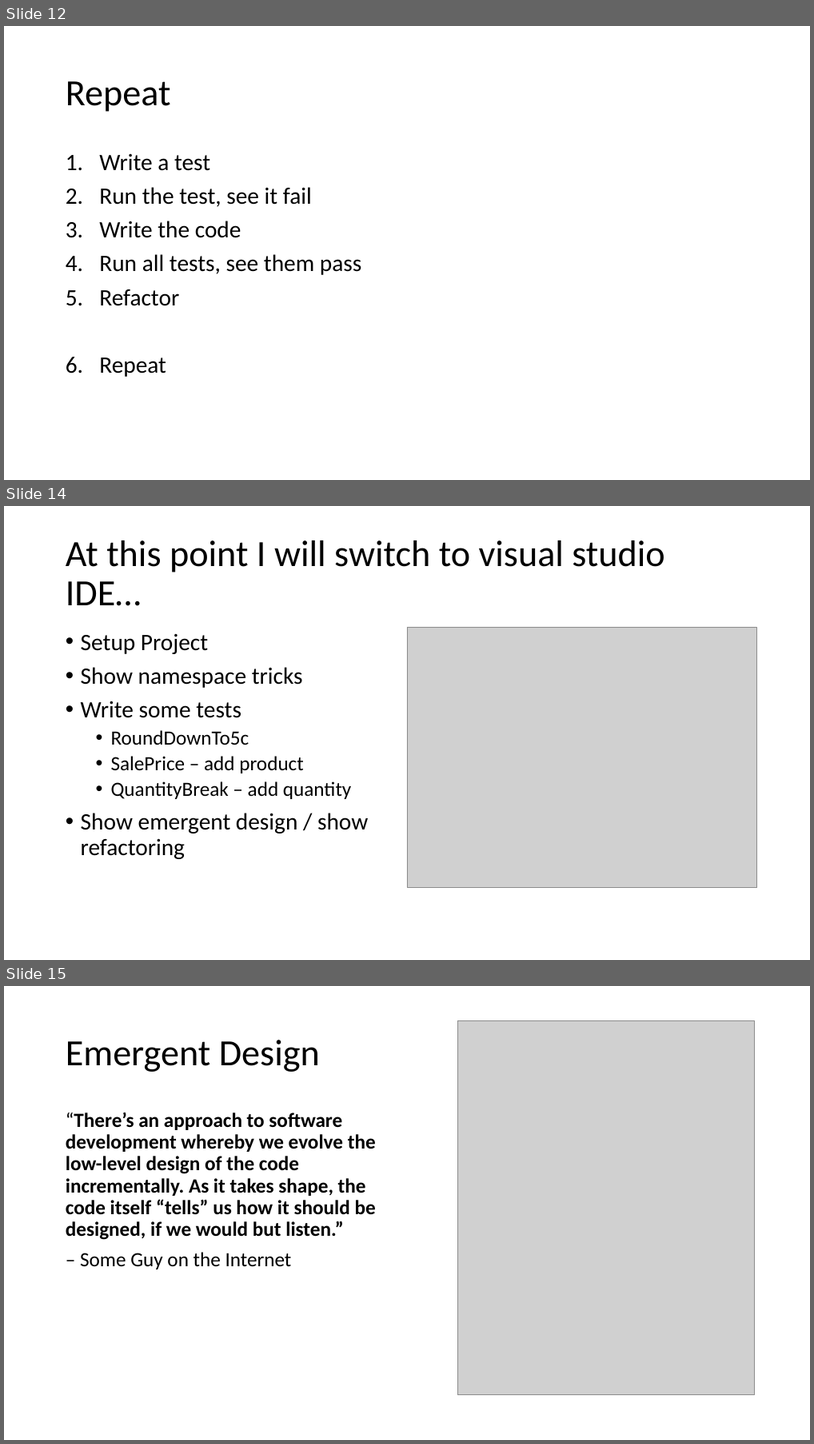
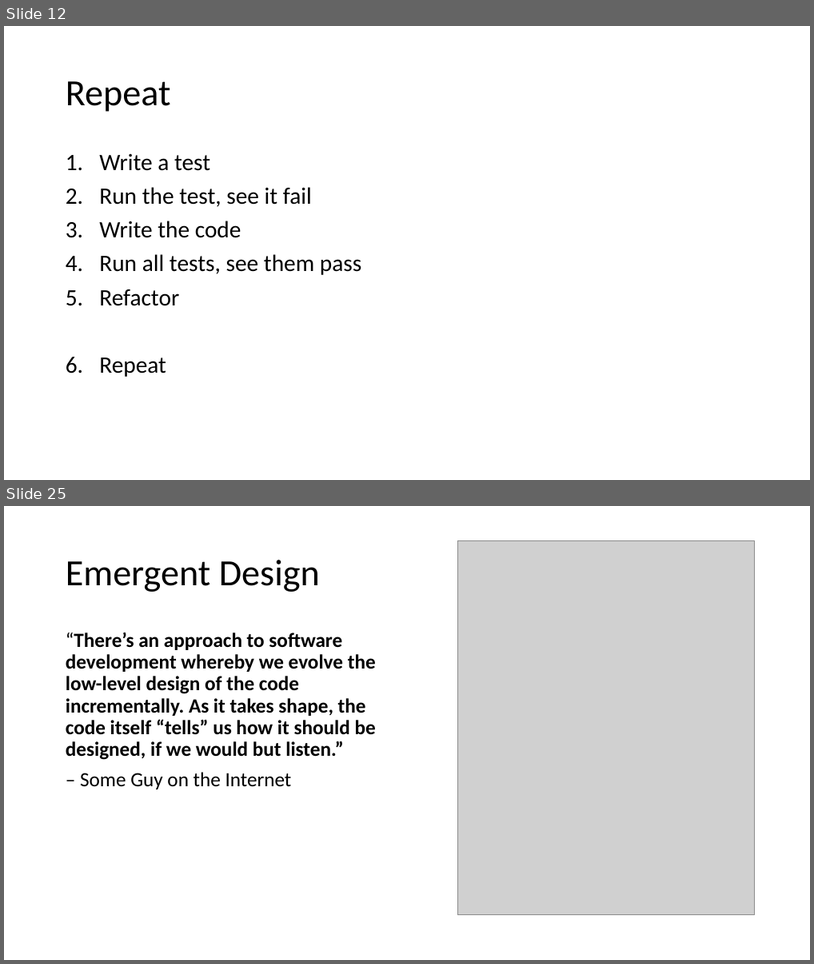
Before and after one commit to JoelViney/TestDrivenTalk, a slide deck: !Test Driven Development.pptx. Shown one above the other, each under a label of ours: slides 12, 14 and 15 before the commit, slides 12 and 25 after it; the slides between them are not shown. The pictures are 814x1444 and 814x964 pixels, drawn with LibreOffice and Linux fonts; fonts in the diff are those of the drawing; grey boxes stand for pictures. Boxes give left, top, right and bottom in pixels: in the first picture for what was removed or moved away, otherwise in the second. Text is boxed around its words. In the diff, an @@ line names an element or a change of style, - is before the commit and + after.

```diff
--- a/!Test Driven Development.pptx
+++ b/!Test Driven Development.pptx
@@ slide 14 removed at <box>4,506,810,960</box>, background #FFFFFF @@
@@ title removed at <box>66,540,665,606</box> @@
-At this point I will switch to visual studio IDE…
@@ text removed at <box>81,634,368,859</box> @@
-• Setup Project
-• Show namespace tricks
-• Write some tests
-  • RoundDownTo5c
-  • SalePrice – add product
-  • QuantityBreak – add quantity
-• Show emergent design / show refactoring
@@ picture removed at <box>407,627,757,887</box> @@
@@ what was slide 15 is now slide 25 @@
```
Also in this commit, not shown: 9 slides changed, 11 slides added, 20 other files.
